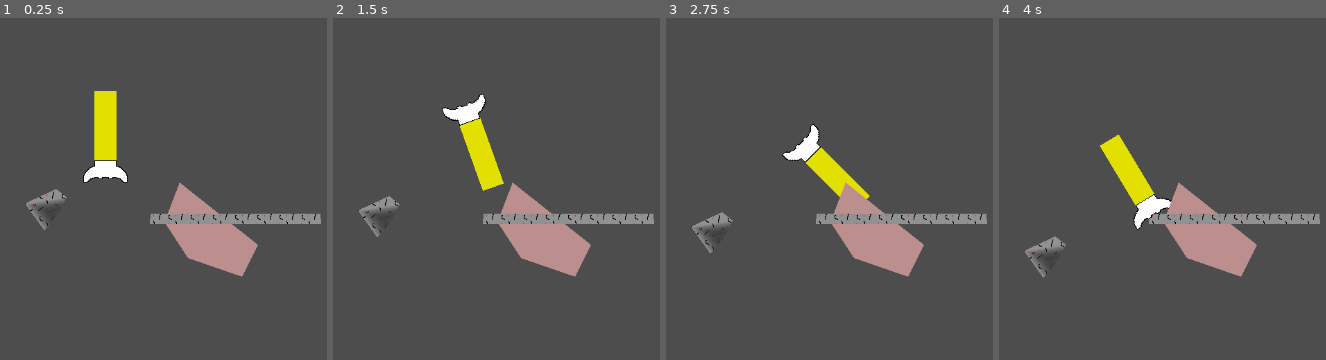
Above: before the commit, frames 1-4 (left to right).
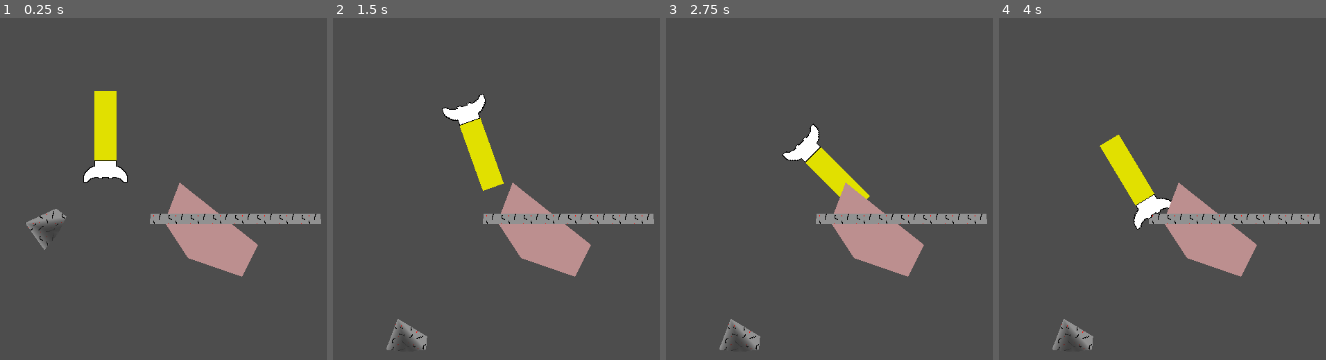
Above: after the commit, the same moments.

Repository: CWmain/SpaceJunkGame
Game: Godot game, scene res://Objects/Test_Scene.tscn
Two runs of this game, one before a commit and one after it. Both use one fixed random seed, a clock stepped at 60 frames per second and the inputs below.
Inputs (mouse positions are in pixels of both pictures, inside the frame that each line leads up to):
- Up to frame 1 (0.25 s): no input
- Up to frame 2 (1.5 s): move the mouse to (outside the picture) at 0.52 s; hold D (TurnRight) from 0.53 s (still down); click (outside the picture) at 0.6 s; tap W (Accelerate) at 0.77 s; move the mouse to (382, 257) at 1.27 s; click (382, 257) at 1.35 s
- Up to frame 3 (2.75 s): tap W (Accelerate) at 1.52 s; move the mouse to (957, 134) at 2.02 s; release D (TurnRight) at 2.03 s; hold A (TurnLeft) from 2.03 s (still down); hold S (Stop) from 2.03 s (still down); click (957, 134) at 2.3 s
- Up to frame 4 (4 s): move the mouse to (1169, 325) at 2.77 s; release A (TurnLeft) at 2.78 s; release S (Stop) at 2.78 s; hold D (TurnRight) from 2.78 s (still down); click (1169, 325) at 2.85 s; tap W (Accelerate) at 3.02, 3.77 s; move the mouse to (outside the picture) at 3.52 s; click (outside the picture) at 3.6 s

The runs differ from the first frame. In frame 1, 0.8% of the frame differs, in the area x 7-21%, y 50-68%; in frame 2, 0.9%; in frame 3, 0.9%, in the area x 7-29%, y 56-98%; in frame 4, 0.9%.

Commit message:
Asteroid local polygon is now stored as a local polygon instead of global, and the position and rotation are applied to the rigidbody. Still need to add better movement to the asteroids

Diff:
--- a/Objects/Test_Scene.tscn
+++ b/Objects/Test_Scene.tscn
@@ -27,7 +27,6 @@
 position = Vector2(-218, -30)
 collision_layer = 3
 collision_mask = 3
-gravity_scale = 0.01
 
 [node name="CollisionPolygon2D" type="CollisionPolygon2D" parent="Asteroid"]
 polygon = PackedVector2Array(-20, 24, -48, -15, -3, -36, 12, -24)
--- a/Objects/asteroid/asteroid.tscn
+++ b/Objects/asteroid/asteroid.tscn
@@ -5,7 +5,6 @@
 [node name="Asteroid" type="RigidBody2D"]
 collision_layer = 3
 collision_mask = 3
-gravity_scale = 0.0
 script = ExtResource("1_tndy0")
 
 [node name="HitBox" type="CollisionPolygon2D" parent="."]
--- a/Objects/player_rocket/player_rocket.gd
+++ b/Objects/player_rocket/player_rocket.gd
@@ -62,6 +62,14 @@
 		for overlapping in intersection:
 			var splitAsteroid = asteroid.instantiate()
 			get_tree().get_root().add_child(splitAsteroid)
-			splitAsteroid.set_polygons(overlapping)
+			var localOverLapping = overlapping.duplicate()
+
+			# Shift the polygon back into local space
+			for i in range(localOverLapping.size()):
+				localOverLapping[i] = entity.to_local(localOverLapping[i])
+
+			# Shift the asteroid object back to the global location
+			splitAsteroid.set_transform(entity.transform)
+			splitAsteroid.set_polygons(localOverLapping)
 
 		entity.queue_free()
